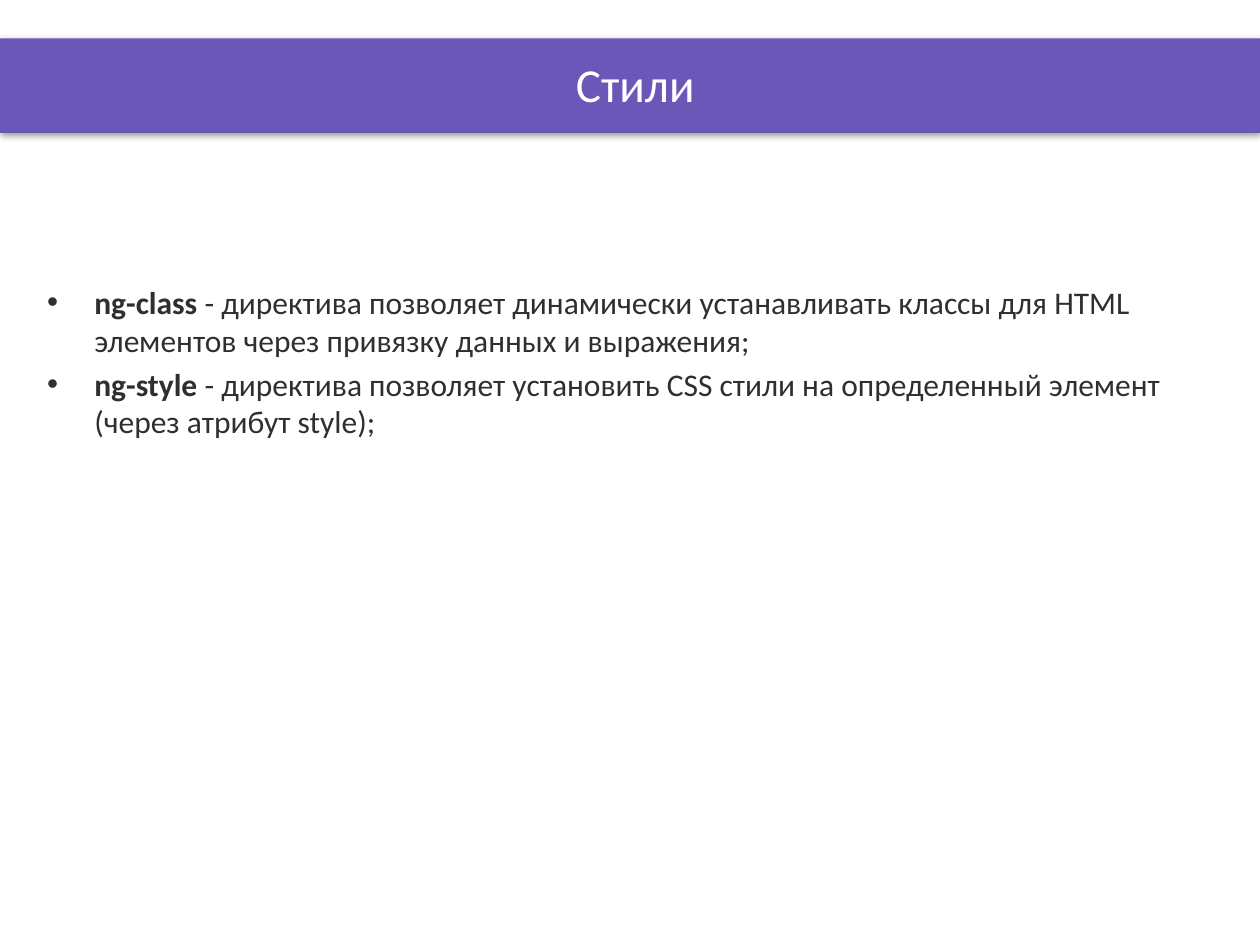
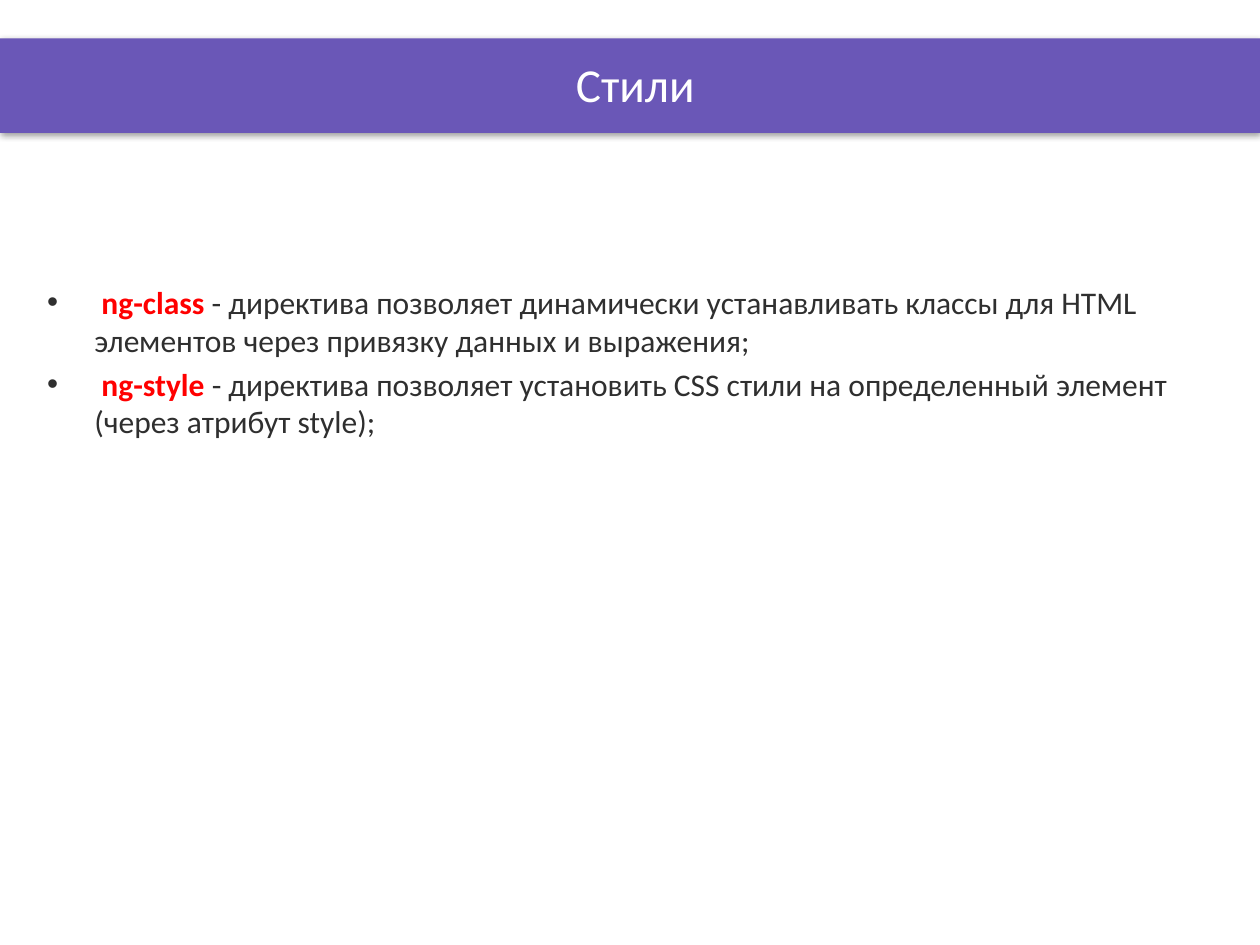
Before and after one commit to OleksandrPetryk/ignite, a slide deck: slide 3 of AngularJS/lesson_13/Presentation/Filters_DOM.pptx. Drawn at 1260x945 pixels with LibreOffice and Linux fonts; fonts in the diff are those of the drawing; background and template pictures are left out. Boxes give left, top, right and bottom in pixels: in the first picture for what was removed or moved away, otherwise in the second. Text is boxed around its words. In the diff, an @@ line names an element or a change of style, - is before the commit and + after.

```diff
--- a/AngularJS/lesson_13/Presentation/Filters_DOM.pptx
+++ b/AngularJS/lesson_13/Presentation/Filters_DOM.pptx
@@ text "ng-class - директива позволяет динамически ..." at box(94, 292, 1167, 438): text colour #2F2F2F to #FF0000 in "ng-class", "ng-style" @@
```
Also in this commit, not shown: 3 other slides changed, 18 other files.
